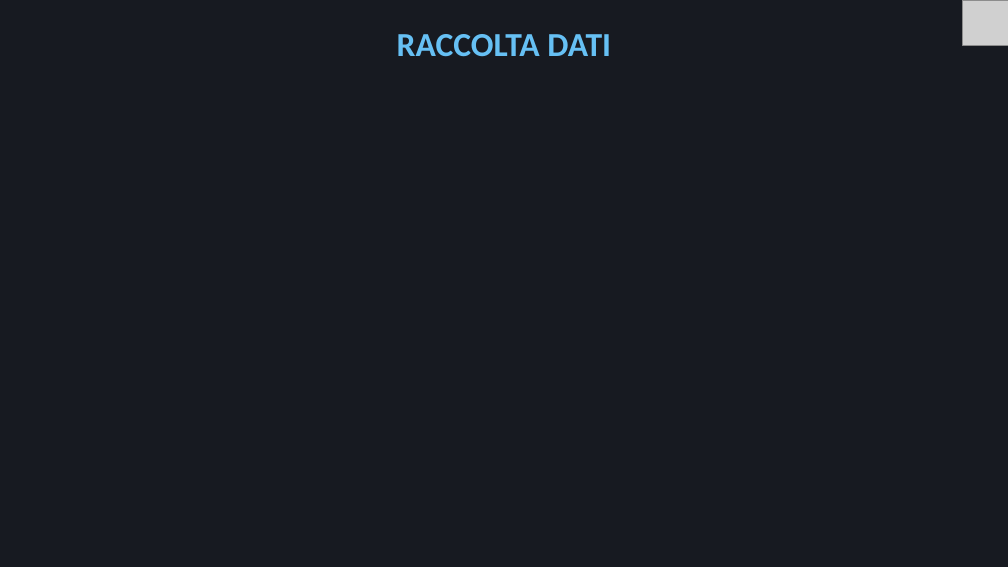
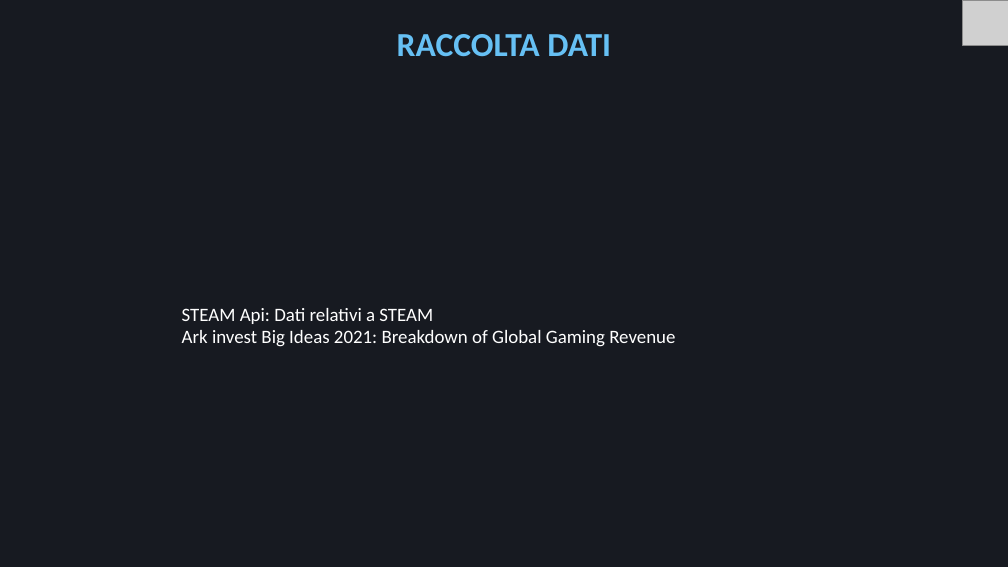
Before and after one commit to Mora11231/VisualizzazioneScientifica, a slide deck: slide 3 of Steam.pptx. Drawn at 1008x567 pixels with LibreOffice and Linux fonts; fonts in the diff are those of the drawing; grey boxes stand for pictures. Boxes give left, top, right and bottom in pixels: in the first picture for what was removed or moved away, otherwise in the second. Text is boxed around its words. In the diff, an @@ line names an element or a change of style, - is before the commit and + after.

```diff
--- a/Steam.pptx
+++ b/Steam.pptx
@@ text added at [182, 308, 675, 347], 18 pt, text #FFFFFF @@
+STEAM Api: Dati relativi a STEAM
+Ark invest Big Ideas 2021: Breakdown of Global Gaming Revenue
```
Also in this commit, not shown: 9 other slides changed, 4 slides added, 1 slide removed, 4 other files.
